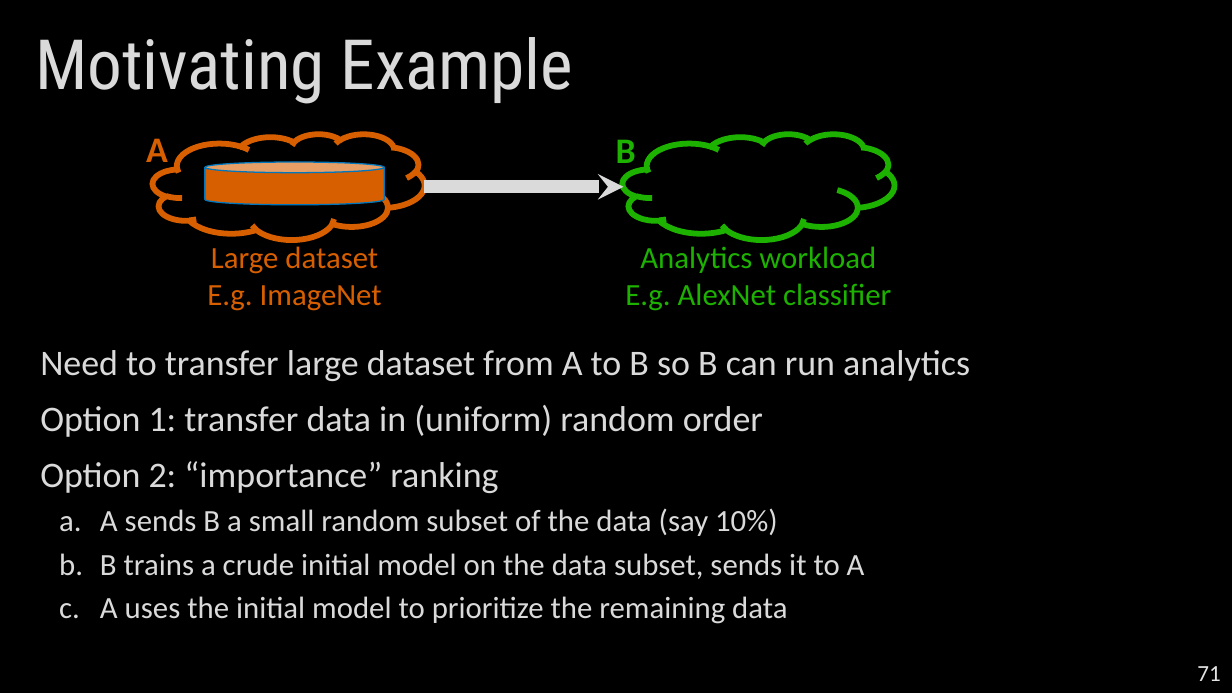
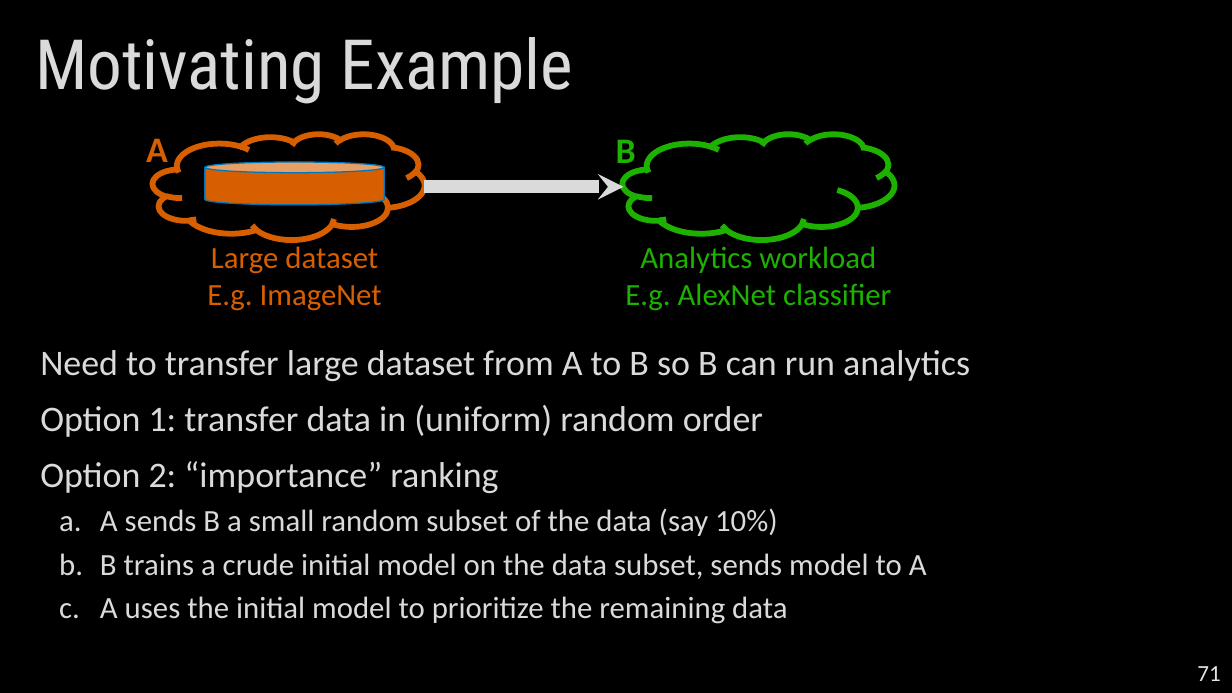
Before and after one commit to ayvee/ayvee.github.io, a slide deck: slide 71 of tmp/2019-03-29-ms.pptx. Drawn at 1232x693 pixels with LibreOffice and Linux fonts; fonts in the diff are those of the drawing. Boxes give left, top, right and bottom in pixels: in the first picture for what was removed or moved away, otherwise in the second. Text is boxed around its words. In the diff, an @@ line names an element or a change of style, - is before the commit and + after.

```diff
--- a/tmp/2019-03-29-ms.pptx
+++ b/tmp/2019-03-29-ms.pptx
@@ text at box(100, 553, 927, 579): text changed @@
-  b. B trains a crude initial model on the data subset, sends it to A
+  b. B trains a crude initial model on the data subset, sends model to A
```
Also in this commit, not shown: 3 other slides changed, 1 other file.
